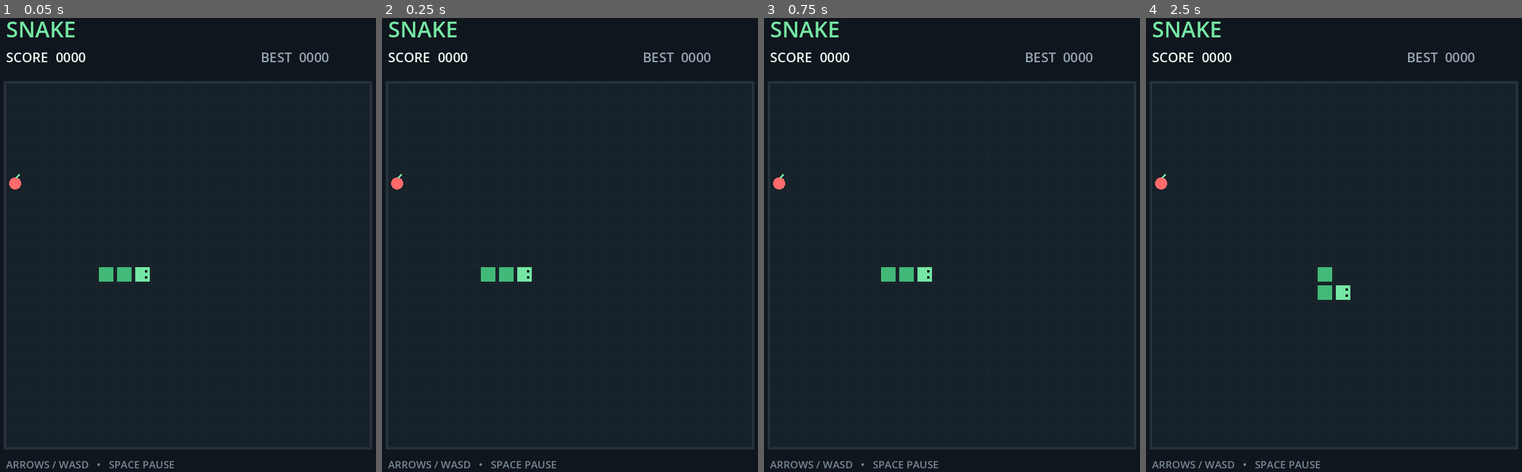
Above: before the commit, frames 1-4 (left to right).
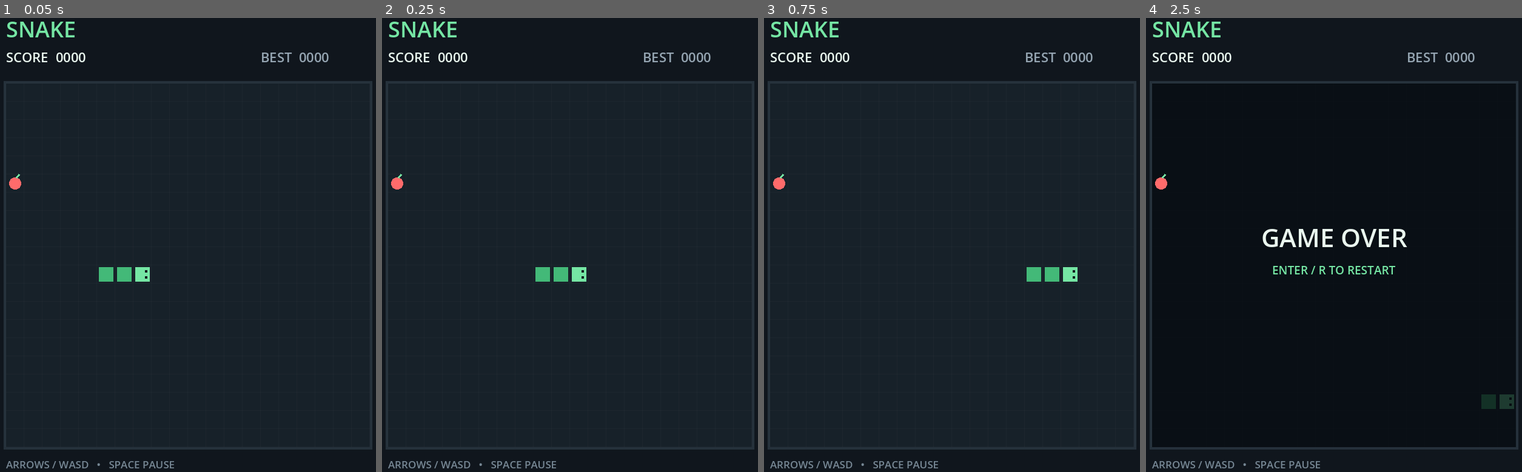
Above: after the commit, the same moments.

Repository: 1iuke/snake
Game: Godot game, scene res://main.tscn
The game is run twice, just before and just after one commit, with the same random seed, the same clock (stepped at 60 frames per second) and the same inputs.
Inputs:
- Up to frame 1 (0.05 s): no input
- Up to frame 2 (0.25 s): no input
- Up to frame 3 (0.75 s): tap Enter at 0.5 s; hold Right from 0.53 s (still down); tap M at 0.6 s
- Up to frame 4 (2.5 s): tap Space at 0.77, 1.25, 1.52 s; release Right at 1.28 s; hold Down 1.28-2.03 s; tap P at 1.35 s; hold Right from 2.03 s (still down); tap Enter at 2.1 s

Frame 1 is identical in both runs. In frame 2, 0.7% of the frame differs, in the area x 26-55%, y 54-59%; in frame 3, 0.7%; in frame 4, 1.5%, in the area x 6-99%, y 18-95%.

Commit message:
Lesson3:把食物变成可实例化的 Scene

Diff:
--- /dev/null
+++ b/food.gd
@@ -0,0 +1,5 @@
+extends Node2D
+
+func _draw() -> void:
+	draw_circle(Vector2.ZERO, 10.0, Color("ff6b6b"))
+	draw_line(Vector2(2, -9), Vector2(7, -15), Color("75e6a4"), 3.0)
--- /dev/null
+++ b/food.tscn
@@ -0,0 +1,6 @@
+[gd_scene format=3 uid="uid://ca11d80nr768n"]
+
+[ext_resource type="Script" uid="uid://3mxp20aegpyg" path="res://food.gd" id="1_8txok"]
+
+[node name="Food" type="Node2D" unique_id=805697218]
+script = ExtResource("1_8txok")
--- a/main.gd
+++ b/main.gd
@@ -11,6 +11,9 @@
 var direction := Vector2i.RIGHT
 var queued_direction := Vector2i.RIGHT
 var food := Vector2i.ZERO
+const FOOD_SCENE := preload("res://food.tscn")
+var food_visual: Node2D
+
 var score := 0
 var high_score := 0
 var move_timer := 0.0
@@ -21,6 +24,8 @@
 
 func _ready() -> void:
 	randomize()
+	food_visual = FOOD_SCENE.instantiate()
+	add_child(food_visual)
 	set_process(true)
 	new_game()
 
@@ -112,6 +117,12 @@
 		return
 	food = free_cells[randi() % free_cells.size()]
 
+	food_visual.position = (
+	BOARD_ORIGIN
+	+ Vector2(food) * CELL_SIZE
+	+ Vector2.ONE * CELL_SIZE / 2.0
+)
+
 
 func finish_game() -> void:
 	game_over = true
@@ -130,7 +141,7 @@
 	draw_rect(Rect2(Vector2.ZERO, Vector2(720, 800)), Color("10161d"))
 	draw_header()
 	draw_board()
-	draw_food()
+	#draw_food()
 	draw_snake()
 	draw_footer()
 	if paused or game_over:
@@ -166,11 +177,6 @@
 		draw_circle(center + front - side, 2.2, Color("10161d"))
 
 
-func draw_food() -> void:
-	var center := cell_rect(food, 0.0).get_center()
-	draw_circle(center, 10.0, Color("ff6b6b"))
-	draw_line(center + Vector2(2, -9), center + Vector2(7, -15), Color("75e6a4"), 3.0)
-
 
 func draw_footer() -> void:
 	draw_string(ThemeDB.fallback_font, Vector2(60, 775), "ARROWS / WASD   •   SPACE PAUSE", HORIZONTAL_ALIGNMENT_LEFT, -1, 17, Color("768794"))
--- a/main.tscn
+++ b/main.tscn
@@ -4,4 +4,4 @@
 
 [node name="SnakeGame" type="Node2D" unique_id=2054477713]
 script = ExtResource("1")
-start_speed = 0.39999999999999997
+start_speed = 0.08
Not shown, added: food.gd.uid
Not shown, changed: RESOURCES.md
Not shown, added: lessons/0003-instantiate-food-scene.html
